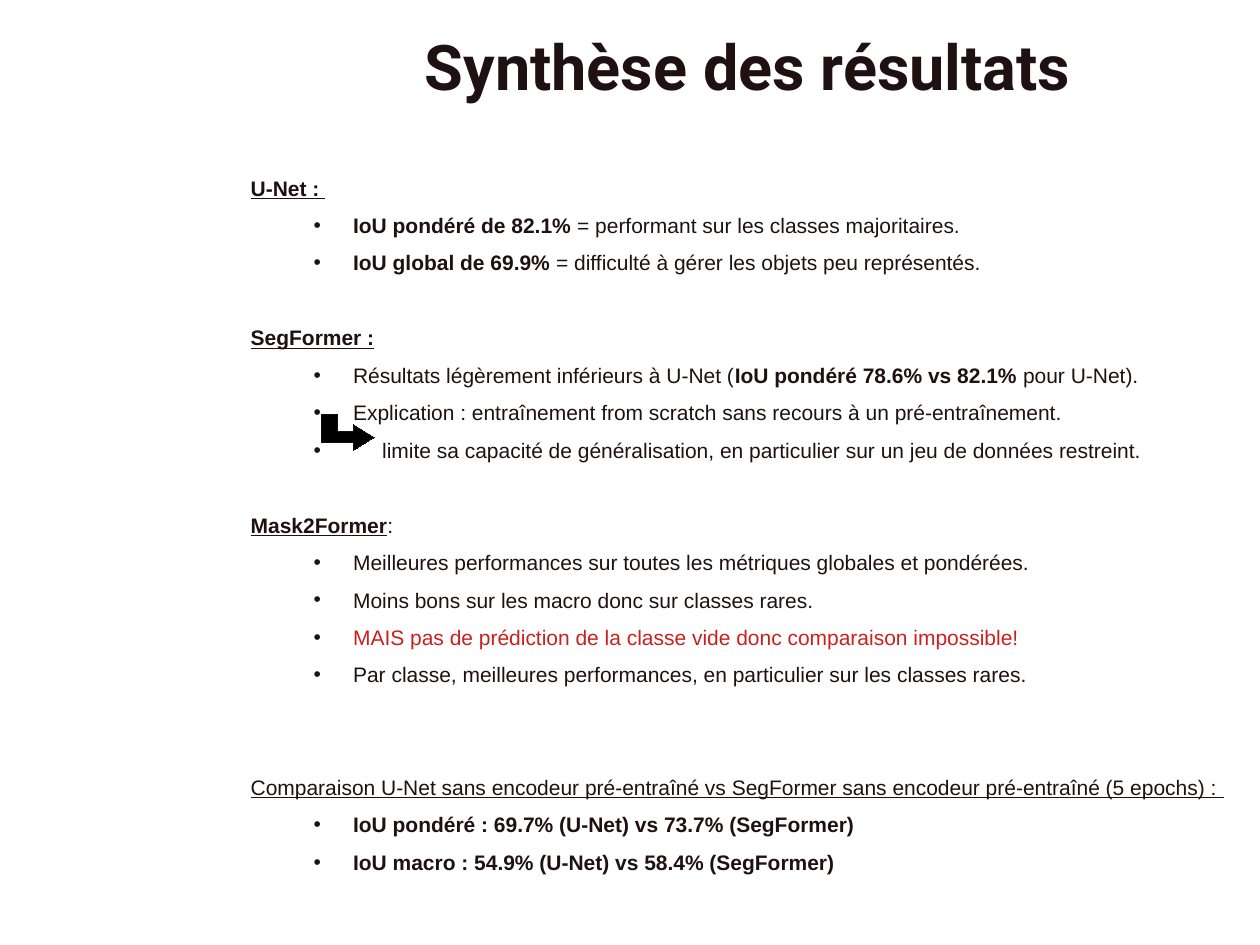
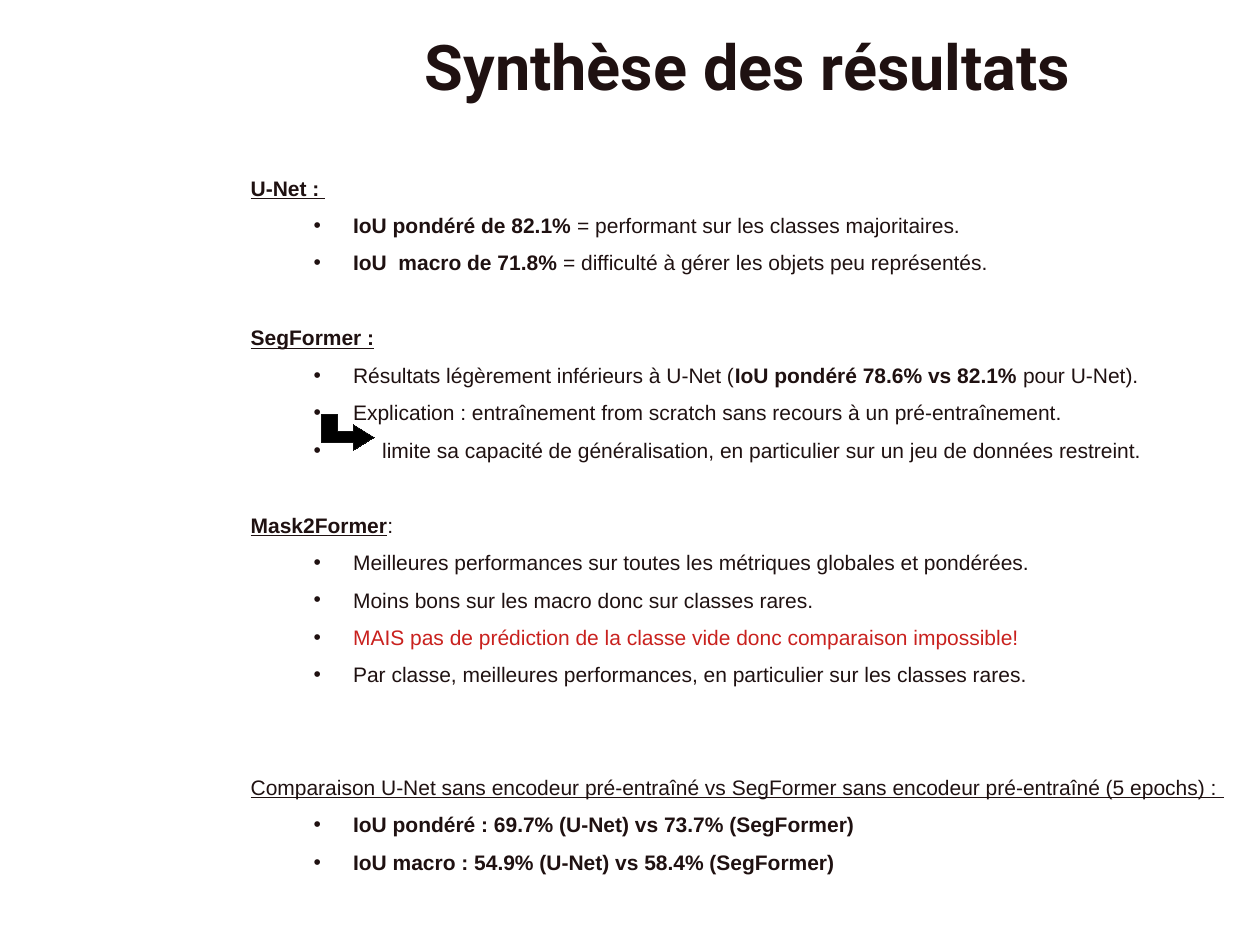
Before and after one commit to CelineLesur/OCR_IAEngineer_Projet9, a slide deck: slide 13 of presentation_p9.odp. Drawn at 1260x945 pixels with LibreOffice and Linux fonts; fonts in the diff are those of the drawing; background and template pictures are left out. Boxes give left, top, right and bottom in pixels: in the first picture for what was removed or moved away, otherwise in the second. Text is boxed around its words. In the diff, an @@ line names an element or a change of style, - is before the commit and + after.

```diff
--- a/presentation_p9.odp
+++ b/presentation_p9.odp
@@ text at (x1=353, y1=254, x2=987, y2=275): text changed @@
-  • IoU global de 69.9% = difficulté à gérer les objets peu représentés.
+  • IoU macro de 71.8% = difficulté à gérer les objets peu représentés.
```
Also in this commit, not shown: 2 other slides changed.
